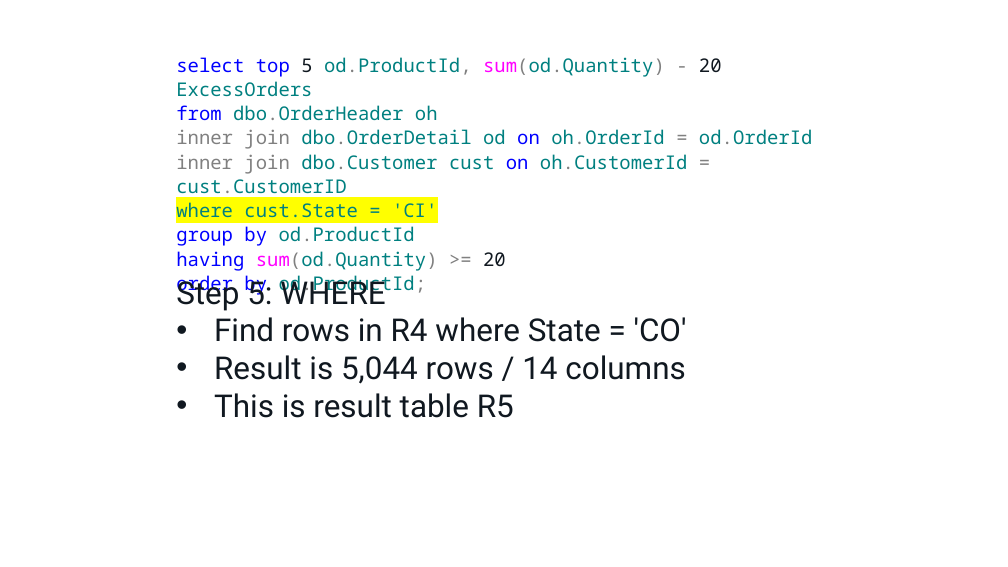
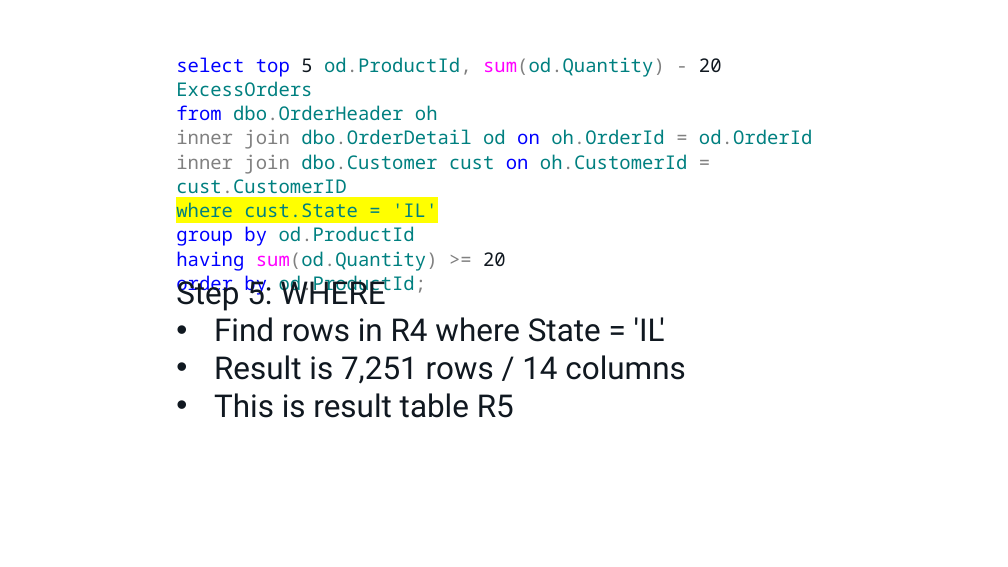
Before and after one commit to tf3604/OptimizerPresentation, a slide deck: slide 13 of Optimizer.pptx (slide 14 before the commit). Drawn at 1008x567 pixels with LibreOffice and Linux fonts; fonts in the diff are those of the drawing; background and template pictures are left out. Boxes give left, top, right and bottom in pixels: in the first picture for what was removed or moved away, otherwise in the second. Text is boxed around its words. In the diff, an @@ line names an element or a change of style, - is before the commit and + after.

```diff
--- a/Optimizer.pptx
+++ b/Optimizer.pptx
@@ text at box(176, 202, 437, 218): text changed @@
-where cust.State = 'CI'
+where cust.State = 'IL'
@@ text at box(214, 317, 685, 384): text changed @@
-• Find rows in R4 where State = 'CO'
-• Result is 5,044 rows / 14 columns
+• Find rows in R4 where State = 'IL'
+• Result is 7,251 rows / 14 columns
```
Also in this commit, not shown: 61 other slides changed, 1 slide removed.
